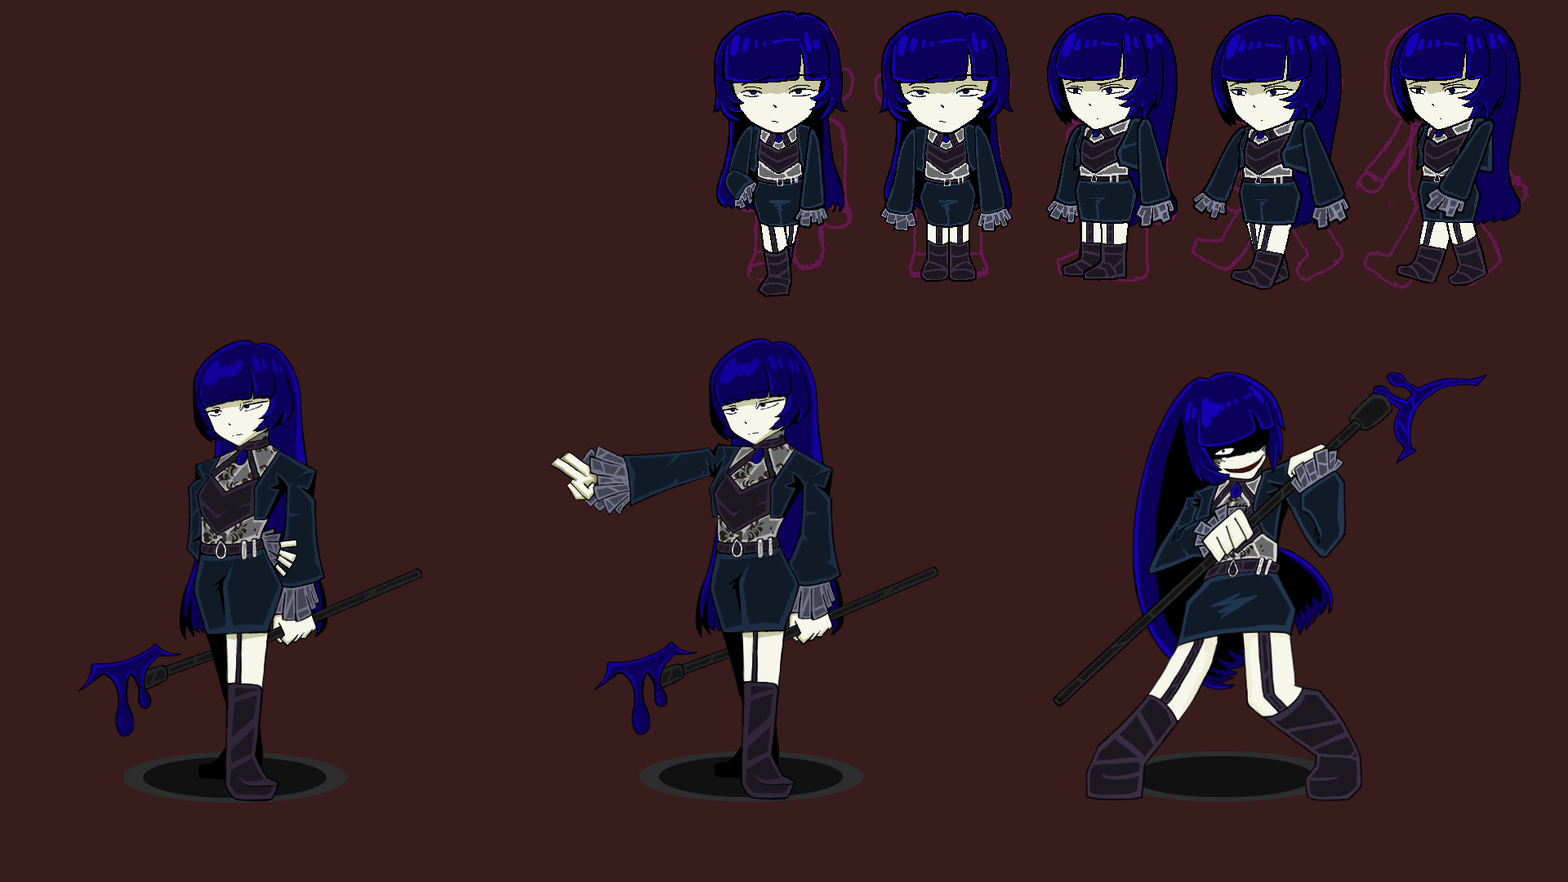
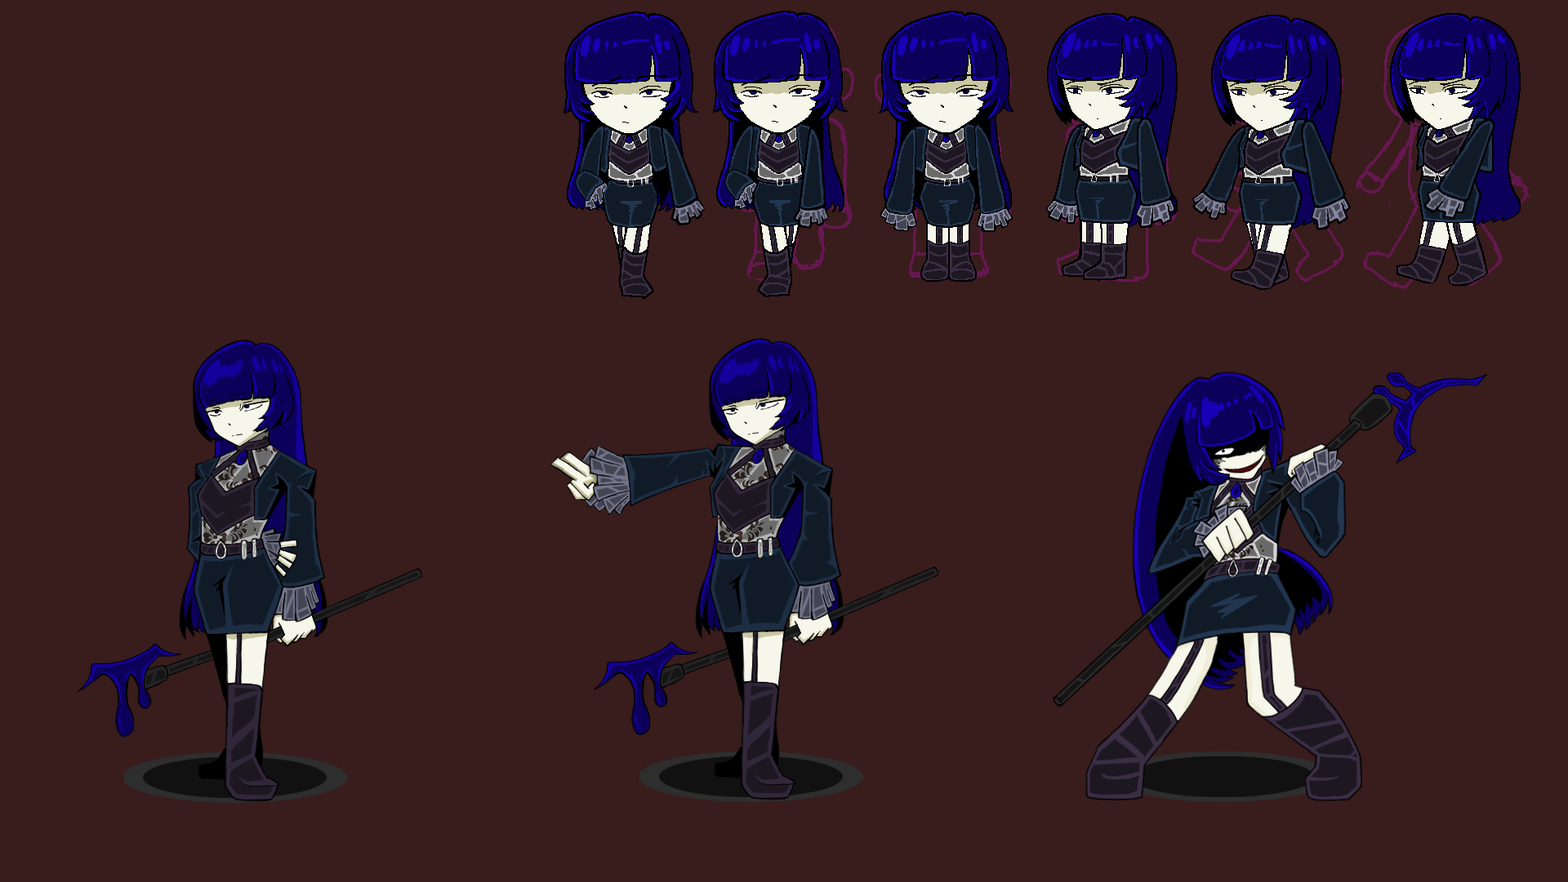
Layered file, before and after one edit (1568px x 882px). Changes by layer:
added group "전진2" (1st of 2, in "SD앞") with 23 layers in group "SD앞" over box(560, 11, 706, 299)
added group "내민손" (1st of 2, in "SD앞" › "전진2") with 3 layers in group "전진2" over box(574, 169, 612, 214)
added group "왼팔" (1st of 6, in "SD앞" › "전진2") with 3 layers in group "전진2" over box(659, 124, 706, 227)
added layer "선" (2nd of 27, in "SD앞" › "전진2" › "왼팔") in group "왼팔" over box(659, 124, 706, 227)
added layer "빛" (1st of 25, in "SD앞" › "전진2" › "왼팔") (overlay) in group "왼팔" over box(660, 124, 706, 225)
added layer "채색" (2nd of 27, in "SD앞" › "전진2" › "왼팔") in group "왼팔" over box(659, 124, 706, 227)
added group "하체" (1st of 6, in "SD앞" › "전진2") with 4 layers in group "전진2" over box(602, 176, 661, 299)
added layer "선" (3rd of 27, in "SD앞" › "전진2" › "하체") in group "하체" over box(602, 178, 659, 299)
added layer "빛" (2nd of 25, in "SD앞" › "전진2" › "하체") (overlay) in group "하체" over box(603, 181, 657, 298)
added layer "채색" (3rd of 27, in "SD앞" › "전진2" › "하체") in group "하체" over box(602, 180, 661, 298)
added group "오른팔" (1st of 6, in "SD앞" › "전진2") with 3 layers in group "전진2" over box(560, 124, 607, 214)
added layer "선" (4th of 27, in "SD앞" › "전진2" › "오른팔") in group "오른팔" over box(560, 124, 606, 214)
added layer "빛" (3rd of 25, in "SD앞" › "전진2" › "오른팔") (overlay) in group "오른팔" over box(575, 125, 607, 181)
added group "몸통" (1st of 6, in "SD앞" › "전진2") with 5 layers in group "전진2" over box(563, 11, 699, 214)
added layer "얼굴선" (1st of 6, in "SD앞" › "전진2" › "몸통") in group "몸통" over box(591, 74, 669, 124)
added layer "빛" (4th of 25, in "SD앞" › "전진2" › "몸통") (overlay) in group "몸통" over box(566, 12, 685, 209)
added layer "선" (5th of 27, in "SD앞" › "전진2" › "몸통") in group "몸통" over box(563, 11, 699, 214)
added layer "채색" (5th of 27, in "SD앞" › "전진2" › "몸통") in group "몸통" over box(565, 11, 697, 213)
…and 6 more changes (6 added)